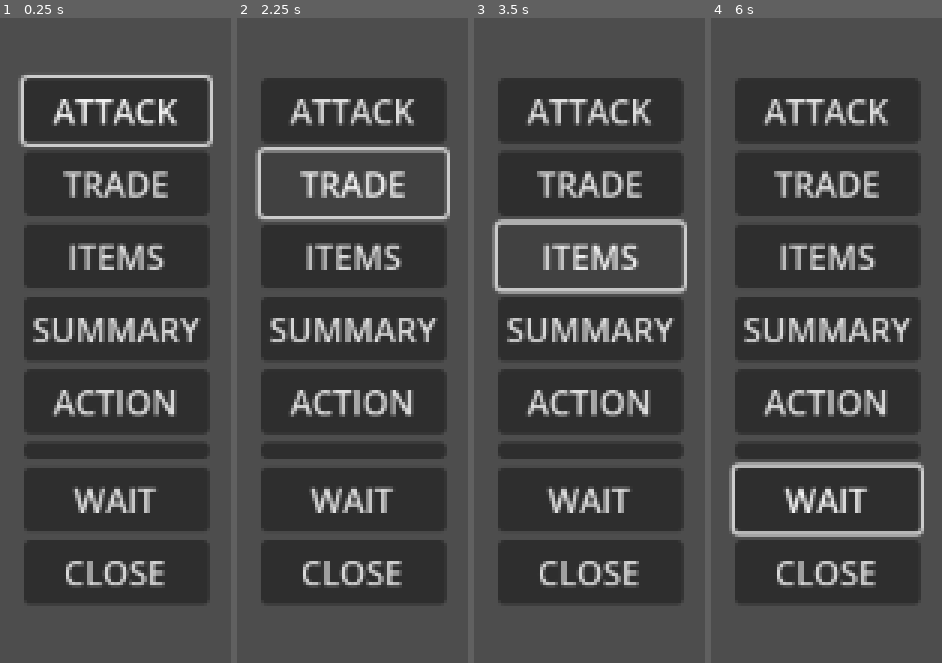
Above: before the commit, frames 1-4 (left to right).
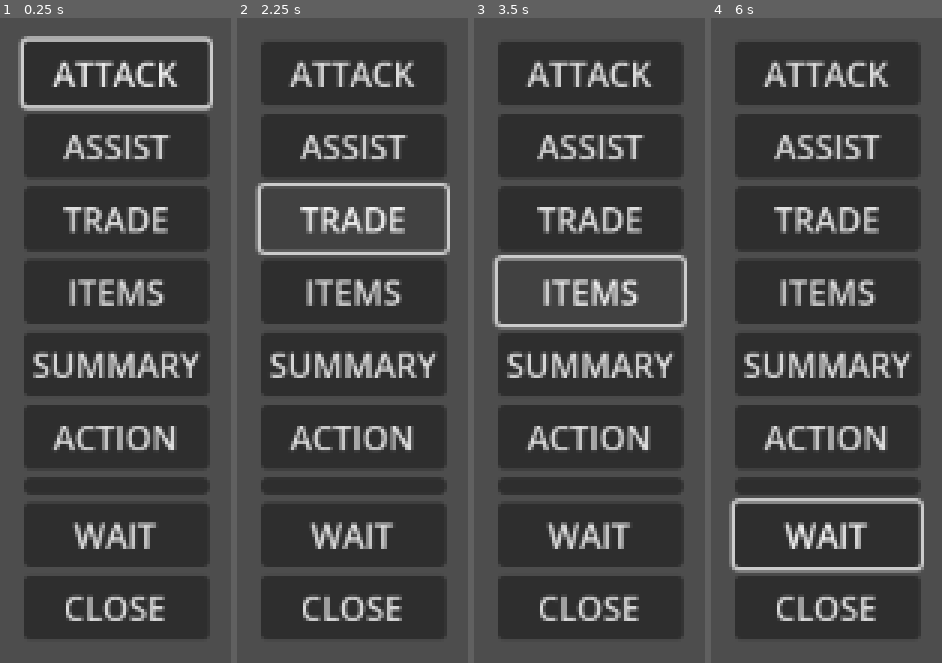
Above: after the commit, the same moments.

Repository: oldhame19/TTRPG
Game: Godot game, scene res://GUI/ActionMenu/Action Menu.tscn
Two runs of this game, one before a commit and one after it. Both use one fixed random seed, a clock stepped at 60 frames per second and the inputs below. This scene is started directly instead of the project's main scene.
Inputs (mouse positions are in pixels of both pictures, inside the frame that each line leads up to):
- Up to frame 1 (0.25 s): no input
- Up to frame 2 (2.25 s): click (352, 147) at 0.5 s, where only the run after the commit has a clickable "ASSIST"; click "ATTACK" at 1.25 s; click "TRADE" at 2 s
- Up to frame 3 (3.5 s): click "ITEMS" at 2.75 s
- Up to frame 4 (6 s): click "SUMMARY" at 3.5 s; click "ACTION" at 4.25 s; click "WAIT" at 5 s; tap Enter (ui_accept) at 5.75 s; move the mouse to (outside the picture) at 5.77 s; press the mouse at (outside the picture) at 5.78 s; hold Right (ui_right) from 5.78 s (still down)

The runs differ from the first frame. In frame 1, 34% of the frame differs, in the area x 7-93%, y 2-97%; in frame 2, 33%; in frame 3, 33%; in frame 4, 33%.
Error in both runs: Invalid access to property or key '_cursor' on a base object of type 'Window'. (res://GUI/ActionMenu/ActionMenu.gd:4)

Commit message:
Misc Changes
Equip behavior for non-compatible weapons. Assist and assistable cells implementation

Diff:
--- a/GUI/ActionMenu/Action Menu.tscn
+++ b/GUI/ActionMenu/Action Menu.tscn
@@ -21,6 +21,11 @@
 [node name="AttackButton" type="Button" parent="VBoxContainer"]
 layout_mode = 2
 text = "ATTACK"
+
+[node name="AssistButton" type="Button" parent="VBoxContainer"]
+layout_mode = 2
+text = "ASSIST
+"
 
 [node name="TradeButton" type="Button" parent="VBoxContainer"]
 layout_mode = 2
@@ -52,6 +57,7 @@
 text = "CLOSE"
 
 [connection signal="pressed" from="VBoxContainer/AttackButton" to="." method="_on_attack_button_pressed"]
+[connection signal="pressed" from="VBoxContainer/AssistButton" to="." method="_on_assist_button_pressed"]
 [connection signal="pressed" from="VBoxContainer/TradeButton" to="." method="_on_trade_button_pressed"]
 [connection signal="pressed" from="VBoxContainer/ItemsButton" to="." method="_on_items_button_pressed"]
 [connection signal="pressed" from="VBoxContainer/SummaryButton" to="." method="_on_summary_button_pressed"]
--- a/GUI/ActionMenu/ActionMenu.gd
+++ b/GUI/ActionMenu/ActionMenu.gd
@@ -7,6 +7,7 @@
 var game_board: GameBoard  # assign before _ready runs
 var trade_mode_active: bool = false
 var attack_mode_active: bool = false
+var assist_mode_active: bool = false
 var _current_trade_scene: Control = null
 var opened_from_summary: bool = false
 var _trade_menu_scene := preload("res://GUI/ActionMenu/trade_ui.tscn")
@@ -23,7 +24,8 @@
 		return
 
 	var unit_cell = unit.grid.calculate_grid_coordinates(unit.position)
-	# Check for adjacent allies (existing code)
+
+	# Check for adjacent allies
 	var has_adjacent_ally = false
 
 	for dir in DIRECTIONS:
@@ -35,9 +37,16 @@
 				break
 	$VBoxContainer/TradeButton.visible = has_adjacent_ally
 
-	# NEW: Check if enemy is within attack range
+	# Assist button visible only if:
+	# - there is an adjacent ally
+	# - and unit's current class can_assist == true
+	var can_assist := false
+	if has_adjacent_ally and unit.current_class and unit.current_class.can_assist:
+		can_assist = true
+	$VBoxContainer/AssistButton.visible = can_assist
+
+	# Check if enemy is within attack range
 	var enemy_in_range = false
-	# Use flood fill to get cells within attack range ignoring obstacles for simplicity
 	var attack_range_cells = game_board._flood_fill(unit_cell, unit.attack_range)
 
 	for cell_pos in attack_range_cells:
@@ -48,6 +57,7 @@
 				break
 	$VBoxContainer/AttackButton.visible = enemy_in_range
 
+
 func _on_attack_button_pressed() -> void:
 	game_board._unit_info_panel.visible = false
 	attack_mode_active = true
@@ -68,6 +78,28 @@
 
 	cursor.show_sprite = true
 	cursor.set_pointer_visible(false)
+
+func _on_assist_button_pressed() -> void:
+
+	game_board._unit_info_panel.visible = false
+	if unit == null or unit.grid == null:
+		game_board._reinitialize()
+
+	var assistable_cells = game_board.get_assistable_cells(unit)
+	game_board._unit_overlay.draw_assistable_cells(assistable_cells)
+	assist_mode_active = true
+
+	for button in $VBoxContainer.get_children():
+		if button.name != "CancelButton":
+			button.visible = false
+
+	cursor.show()
+	cursor.set_allowed_cells(assistable_cells)
+	cursor.process_mode = Node.PROCESS_MODE_INHERIT
+
+	cursor.show_sprite = true
+	cursor.set_pointer_visible(false)
+	pass # Replace with function body.
 
 func _on_trade_button_pressed() -> void:
 	game_board._unit_info_panel.visible = false
@@ -231,7 +263,9 @@
 func _on_cancel_button_pressed() -> void:
 	if attack_mode_active:
 		attack_mode_active = false
-
+	if assist_mode_active:
+		assist_mode_active = false
+		game_board._unit_overlay.clear_assistable_cells()
 	if trade_mode_active:
 		trade_mode_active = false
 		game_board._unit_overlay.clear_tradeable_cells()
--- a/GUI/CombatUI/CombatForecast.tscn
+++ b/GUI/CombatUI/CombatForecast.tscn
@@ -16,7 +16,7 @@
 offset_left = 15.0
 offset_top = 15.0
 offset_right = 465.0
-offset_bottom = 265.0
+offset_bottom = 270.0
 
 [node name="Label" type="Label" parent="CombatForecastPanel/Panel"]
 layout_mode = 1
--- a/GUI/HeldItems/test/test_held_items.tres
+++ b/GUI/HeldItems/test/test_held_items.tres
@@ -6,7 +6,7 @@
 [ext_resource type="Resource" uid="uid://dexsegaw7vcr8" path="res://GUI/PlayerInventory/test/test_slot2.tres" id="4_hjrdd"]
 [ext_resource type="Resource" uid="uid://bcpqj7dsmhwfs" path="res://GUI/PlayerInventory/test/test_slot3.tres" id="5_bvekf"]
 [ext_resource type="Resource" uid="uid://bb66nenqr0wyu" path="res://Items/ItemResources/Provisions/supercededbread.tres" id="6_4nhip"]
-[ext_resource type="Resource" uid="uid://sj3kjirnpkk0" path="res://Items/ItemResources/Misc/stone.tres" id="7_hjrdd"]
+[ext_resource type="Resource" uid="uid://ce2ntn4loeo46" path="res://Items/ItemResources/Weapons/sling.tres" id="7_4nhip"]
 
 [sub_resource type="Resource" id="Resource_bvekf"]
 script = ExtResource("2_jrp0e")
@@ -14,13 +14,13 @@
 quantity = 3
 metadata/_custom_type_script = "uid://dmphg5nlphaa6"
 
-[sub_resource type="Resource" id="Resource_1n2rd"]
+[sub_resource type="Resource" id="Resource_hjrdd"]
 script = ExtResource("2_jrp0e")
-item_data = ExtResource("7_hjrdd")
-quantity = 5
+item_data = ExtResource("7_4nhip")
+quantity = 1
 metadata/_custom_type_script = "uid://dmphg5nlphaa6"
 
 [resource]
 script = ExtResource("1_7x6df")
-slots = Array[ExtResource("2_jrp0e")]([ExtResource("3_4nhip"), ExtResource("4_hjrdd"), ExtResource("5_bvekf"), SubResource("Resource_bvekf"), SubResource("Resource_1n2rd")])
+slots = Array[ExtResource("2_jrp0e")]([ExtResource("3_4nhip"), ExtResource("4_hjrdd"), ExtResource("5_bvekf"), SubResource("Resource_bvekf"), SubResource("Resource_hjrdd")])
 metadata/_custom_type_script = "uid://b3bnc4m3u2lkx"
--- a/GUI/ItemMenus/selected_item_menu.gd
+++ b/GUI/ItemMenus/selected_item_menu.gd
@@ -45,7 +45,6 @@
 					break
 
 	$VBoxContainer/HoldButton.visible = show_hold
-
 
 	# Show store button only when source is "held_items" AND there's only 1 HeldItemsMenu
 	var held_items_count := 0
@@ -72,13 +71,21 @@
 					break
 	$VBoxContainer/TradeButton.visible = trade_visible
 
-	var is_equippable := slot.item_data is WeaponItemData or slot.item_data is EquipmentItemData
+	# Determine if item is equippable and compatible
+	var is_equippable := false
+
+	if slot.item_data is WeaponItemData:
+		var weapon := slot.item_data as WeaponItemData
+		if unit and unit.current_class and weapon.weapon_type in unit.current_class.allowed_weapon_types:
+			is_equippable = true
+	elif slot.item_data is EquipmentItemData:
+		is_equippable = true
+
 	$VBoxContainer/EquipButton.visible = is_equippable and source != "inventory"
-# Change Equip button text to "Unequip" if the item is currently equipped
+
 	if is_equippable and source != "inventory":
 		if slot.item_data.equipped:
 			$VBoxContainer/EquipButton.text = "UNEQUIP"
-
 		else:
 			$VBoxContainer/EquipButton.text = "EQUIP"
 
@@ -88,8 +95,7 @@
 				"CloseButton", "DescriptionButton":
 					button.visible = true
 				"EquipButton":
-				# Show Equip only if item is equippable and source != inventory (your existing logic)
-					button.visible = (slot.item_data is WeaponItemData or slot.item_data is EquipmentItemData) and source != "inventory"
+					button.visible = is_equippable and source != "inventory"
 				_:
 					button.visible = false
 
@@ -98,6 +104,7 @@
 
 	if not unit or not game_board:
 		return
+
 
 
 func _unhandled_input(event):
--- a/GameBoard/Scripts/GameBoard.gd
+++ b/GameBoard/Scripts/GameBoard.gd
@@ -6,10 +6,12 @@
 const DIRECTIONS = [Vector2.LEFT, Vector2.RIGHT, Vector2.UP, Vector2.DOWN]
 const OBSTACLE_ATLAS_ID = 2
 const MAX_VALUE: int = 99999
+
 const PauseMenu = preload("res://GUI/PauseMenu/Pause Menu.tscn")
 const ActionMenu = preload("res://GUI/ActionMenu/Action Menu.tscn")
 var CombatForecastScene = preload("res://GUI/CombatUI/CombatForecast.tscn")
 const UnitInfoPanelScene = preload("res://GUI/UnitInfo/UnitInfoPanel.tscn")
+
 var _current_action_menu: ActionMenu = null
 var _current_trade_scene = null
 var _unit_info_panel: UnitInfoPanel
@@ -24,10 +26,13 @@
 var _active_unit: Unit
 var _walkable_cells := []
 var _attackable_cells := []
+var _assistable_cells := []
 var _movement_costs
 var _prev_cell
 var _prev_position
+
 var _active_trade_target_cell: Vector2 = Vector2(-1, -1)
+var _active_assist_target_cell: Vector2 = Vector2(-1, -1)
 
 @onready var _unit_overlay: UnitOverlay = $UnitOverlay
 @onready var _unit_path: UnitPath = $UnitPath
@@ -112,6 +117,26 @@
 
 	return tradeable_cells
 
+func get_assistable_cells(unit: Unit) -> Array:
+	if unit == null or unit.grid == null:
+		return []
+
+	# If assist mode active, only highlight locked assist target cell
+	if _current_action_menu and _current_action_menu.assist_mode_active:
+		if _active_assist_target_cell != Vector2(-1, -1):
+			return [_active_assist_target_cell]
+
+	var assistable_cells := []
+	var unit_cell = unit.grid.calculate_grid_coordinates(unit.position)
+
+	for direction in DIRECTIONS:
+		var neighbor_cell = unit_cell + direction
+		if _units.has(neighbor_cell):
+			var neighbor = _units[neighbor_cell]
+			if neighbor != null and is_instance_valid(neighbor) and not neighbor.is_enemy:
+				assistable_cells.append(neighbor_cell)
+
+	return assistable_cells
 
 
 func get_attackable_cells(unit: Unit) -> Array:
@@ -329,7 +354,8 @@
 	if _current_action_menu and _current_action_menu.trade_mode_active:
 		# (existing trade hover logic here)
 		return
-
+	if _current_action_menu and _current_action_menu.assist_mode_active:
+		return
 	# Fallback: existing unit info panel hover logic
 	if _units.has(cell):
 		var target_unit = _units[cell]
@@ -375,6 +401,7 @@
 	if _current_trade_scene != null:
 		return  # lock cursor during trade UI
 
+
 	# Hide combat forecast if not in attack mode or hovering invalid target
 	if not (_current_action_menu and _current_action_menu.attack_mode_active):
 		combat_forecast_panel.visible = false
@@ -387,8 +414,9 @@
 	if _active_unit and _active_unit.is_selected:
 		_unit_path.draw(_active_unit.cell, new_cell)
 	elif _unit_overlay != null and _walkable_cells.size() > 0:
-		_walkable_cells.clear()
-		_unit_overlay.clear()
+		if not (_current_action_menu and _current_action_menu.assist_mode_active):
+			_walkable_cells.clear()
+			_unit_overlay.clear()
 
 	if _units.has(new_cell) and _active_unit == null:
 		_hover_display(new_cell)
--- /dev/null
+++ b/Items/ItemResources/Weapons/sling.tres
@@ -0,0 +1,28 @@
+[gd_resource type="Resource" script_class="WeaponItemData" load_steps=4 format=3 uid="uid://ce2ntn4loeo46"]
+
+[ext_resource type="Script" uid="uid://cu3jpp0iqymwa" path="res://Items/Scripts/weapon_item_data.gd" id="1_a56ih"]
+[ext_resource type="Texture2D" uid="uid://dvybaca4c2d41" path="res://Items/Sprites/sprite_resized_80x80.png" id="2_ols3s"]
+
+[sub_resource type="AtlasTexture" id="AtlasTexture_yq70w"]
+atlas = ExtResource("2_ols3s")
+region = Rect2(223, 1717, 20, 22)
+
+[resource]
+script = ExtResource("1_a56ih")
+weapon_type = 6
+power = 5
+atk_range = 2
+hit_chance = 90
+distance_hit_penalty = 0
+crit_chance = 5
+effective_against = 0
+name = "Sling"
+description = "Don't underestimate the power of a sling in skilled hands. "
+category = 1
+stack_size = 1
+max_durability = 50
+durability = 50
+weight = 0
+texture = SubResource("AtlasTexture_yq70w")
+equipped = false
+metadata/_custom_type_script = "uid://cu3jpp0iqymwa"
--- a/Items/ItemResources/Weapons/supercededtraining_sword.tres
+++ /dev/null
@@ -1,16 +0,0 @@
-[gd_resource type="Resource" script_class="ItemData" load_steps=3 format=3 uid="uid://b3tkm8iaftluh"]
-
-[ext_resource type="Script" uid="uid://bj0jjuon8i1ta" path="res://Items/Scripts/item_data.gd" id="1_0n1eg"]
-[ext_resource type="Texture2D" uid="uid://bxbbctpcw14fw" path="res://Items/Sprites/icon_32_2_09.png" id="2_rfkvw"]
-
-[resource]
-script = ExtResource("1_0n1eg")
-name = "Training Sword"
-description = "A simple wooden sword used for training. "
-category = 0
-stack_size = 1
-max_durability = 10
-durability = 10
-weight = 2
-texture = ExtResource("2_rfkvw")
-metadata/_custom_type_script = "uid://bj0jjuon8i1ta"
--- a/Items/Scripts/item_data.gd
+++ b/Items/Scripts/item_data.gd
@@ -14,8 +14,10 @@
 @export var texture: Texture2D
 @export var equipped: bool = false
 
-func use() -> void:
+func use(user: Unit) -> bool:
 	durability -= 1
+	return durability <= 0  # Return true if item should be destroyed
+
 
 func clone() -> ItemData:
 	var new_item = ItemData.new()
--- a/Items/Scripts/provision_item_data.gd
+++ b/Items/Scripts/provision_item_data.gd
@@ -5,3 +5,7 @@
 #provisions variables
 @export var heal_amount: int = 0
 @export var consumable: bool = true
+
+func use(user: Unit) -> bool:
+	user.hp = clamp(user.hp + heal_amount, 0, user.current_stats.max_hp)
+	return super(user)
--- a/Items/Scripts/weapon_item_data.gd
+++ b/Items/Scripts/weapon_item_data.gd
@@ -12,3 +12,16 @@
 @export var distance_hit_penalty: int = 0
 @export var crit_chance: int = 0
 @export var effective_against: Effectiveness = Effectiveness.NONE
+
+func use(user: Unit) -> bool:
+	if weapon_type == WeaponType.SLING:
+		for slot in user.held_items.slots:
+			if slot.item_data.name == "Stone" and slot.quantity > 0:
+				slot.quantity -= 1
+				if slot.quantity == 0:
+					user.held_items.slots.erase(slot)
+				break
+	else:
+		print("⚠ Cannot use sling — no stones!")
+		return false  # Cancel use, do not decrement durability
+	return super(user)
--- a/UnitOverlay/Scripts/UnitOverlay.gd
+++ b/UnitOverlay/Scripts/UnitOverlay.gd
@@ -23,7 +23,14 @@
 	for cell in cells:
 		set_cell(cell, 2, Vector2i(0,0))
 
+func draw_assistable_cells(cells: Array) -> void:
+	for cell in cells:
+		set_cell(cell, 3, Vector2i(0,0))
+
 func clear_tradeable_cells() -> void:
+	clear()
+
+func clear_assistable_cells() -> void:
 	clear()
 
 func draw_highlight_cell(cell: Vector2, tile_id: int = 2) -> void:
--- a/UnitOverlay/Tileset/unit_overlay_tileset.tres
+++ b/UnitOverlay/Tileset/unit_overlay_tileset.tres
@@ -1,8 +1,9 @@
-[gd_resource type="TileSet" load_steps=7 format=3 uid="uid://fkslvb3chbpj"]
+[gd_resource type="TileSet" load_steps=9 format=3 uid="uid://fkslvb3chbpj"]
 
 [ext_resource type="Texture2D" uid="uid://cvn1andes3e3w" path="res://UnitOverlay/Tileset/0_tileset_unit_overlay.png" id="1_hexbb"]
 [ext_resource type="Texture2D" uid="uid://bf0xfg077yr32" path="res://UnitOverlay/Tileset/1_tileset_unit_overlay.png" id="2_h3ks4"]
 [ext_resource type="Texture2D" uid="uid://c0j0c2i48sba7" path="res://UnitOverlay/Tileset/2_tileset_unit_overlay.png" id="3_053c4"]
+[ext_resource type="Texture2D" uid="uid://blmwhx52lq5wq" path="res://UnitOverlay/Tileset/3_tileset_unit_overlay.png" id="4_7sxai"]
 
 [sub_resource type="TileSetAtlasSource" id="TileSetAtlasSource_bf1i4"]
 texture = ExtResource("1_hexbb")
@@ -19,8 +20,14 @@
 texture_region_size = Vector2i(80, 80)
 0:0/0 = 0
 
+[sub_resource type="TileSetAtlasSource" id="TileSetAtlasSource_fi3ku"]
+texture = ExtResource("4_7sxai")
+texture_region_size = Vector2i(80, 80)
+0:0/0 = 0
+
 [resource]
 tile_size = Vector2i(80, 80)
 sources/0 = SubResource("TileSetAtlasSource_bf1i4")
 sources/1 = SubResource("TileSetAtlasSource_ps8mp")
 sources/2 = SubResource("TileSetAtlasSource_7sxai")
+sources/3 = SubResource("TileSetAtlasSource_fi3ku")
--- a/Units/Scripts/Classes/Resources/shepherd_class.tres
+++ b/Units/Scripts/Classes/Resources/shepherd_class.tres
@@ -5,9 +5,11 @@
 
 [resource]
 script = ExtResource("2_88vh8")
+allowed_weapon_types = Array[int]([1, 6, 7])
 name = "Shepherd"
 base_stats = ExtResource("1_hccb5")
 move_range = 4
+can_assist = true
 min_growth_rates = {
 "defense": 0,
 "dexterity": 0,
--- a/Units/Scripts/ResourceData/class_data.gd
+++ b/Units/Scripts/ResourceData/class_data.gd
@@ -3,10 +3,12 @@
 extends Resource
 
 enum ClassType {NONE, GIANT, CAVALRY}
+@export var allowed_weapon_types: Array[WeaponItemData.WeaponType] = []
 
 @export var name: String
 @export var base_stats: StatBlock #on promotion, for each stat, if the units stats are lower than the base stat, they will be raised to the base stat
 @export var move_range: int = 4
+@export var can_assist: bool = false
 @export var class_ability: AbilityData = null
 @export var min_growth_rates: Dictionary = {
 	"hp": 0,
--- a/Units/Unit.gd
+++ b/Units/Unit.gd
@@ -77,6 +77,9 @@
 		hp = 0
 		current_stats = null
 		return
+	# Assign starting class if not already set
+	if current_class == null:
+		current_class = unit_data.starting_class
 
 	if current_stats == null:
 		current_stats = unit_data.base_stats.copy()
@@ -180,6 +183,11 @@
 
 	if item is WeaponItemData:
 		var weapon := item as WeaponItemData
+
+		if weapon.weapon_type not in current_class.allowed_weapon_types:
+			print("⚠ Cannot equip", weapon.name, "- Not allowed for class:", current_class.name)
+			return  # Don't equip
+
 		if equipped_weapon and equipped_weapon is WeaponItemData:
 			var old_weapon := equipped_weapon as WeaponItemData
 			old_weapon.equipped = false
@@ -252,3 +260,28 @@
 	elif item is WeaponItemData:
 		var wp := item as WeaponItemData
 		current_stats.strength -= wp.power
+
+func get_slot_for_item(item: ItemData) -> SlotData:
+	for slot in held_items.slots:
+		if slot.item_data == item:
+			return slot
+	return null
+
+func use_item(item: ItemData) -> void:
+	if item == null:
+		return
+
+	var should_destroy := false
+
+	if item is ProvisionItemData:
+		should_destroy = item.use(self)
+	elif item is WeaponItemData:
+		should_destroy = item.use(self)
+	elif item is ItemData:
+		should_destroy = item.use(self)
+
+	if should_destroy:
+		print("Item", item.name, "broke!")
+		held_items.remove_item(get_slot_for_item(item))
+
+	update_hp_bar()
Binary file added: UnitOverlay/Tileset/3_tileset_unit_overlay.png
Not shown, added: UnitOverlay/Tileset/3_tileset_unit_overlay.png.import
